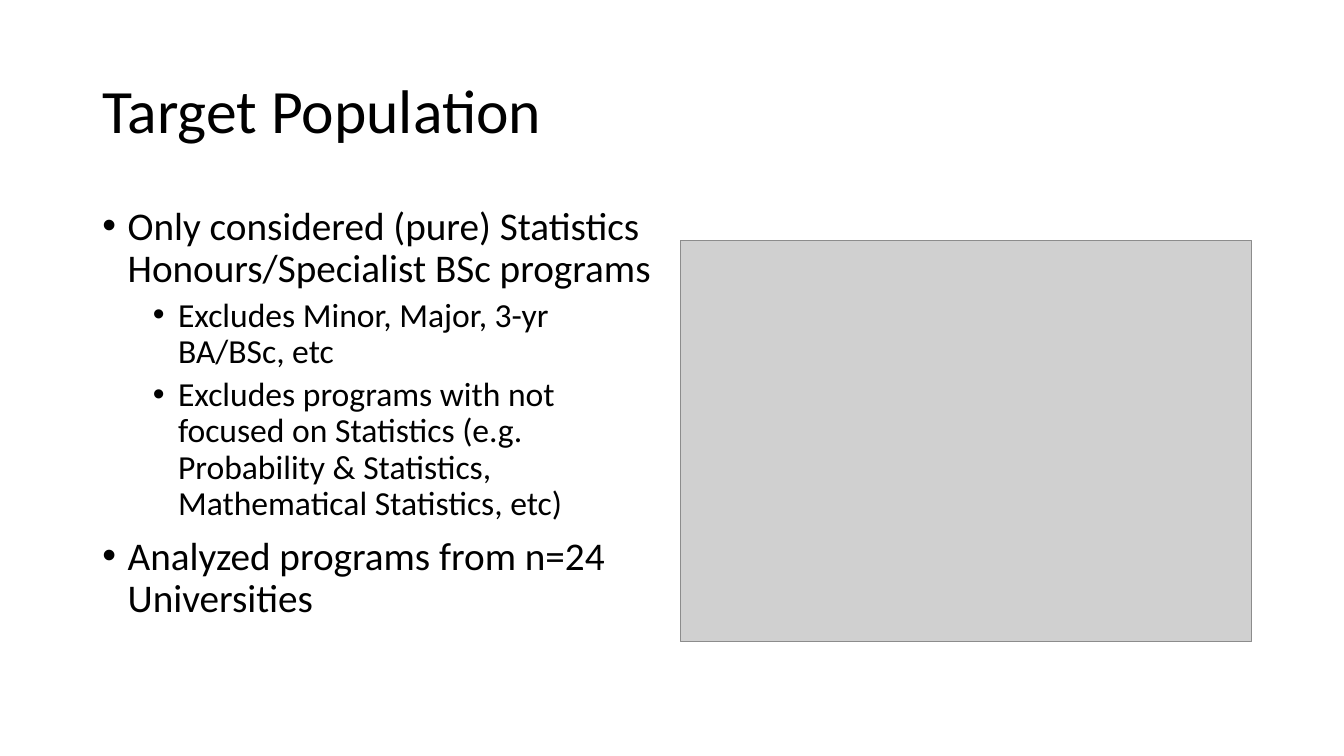
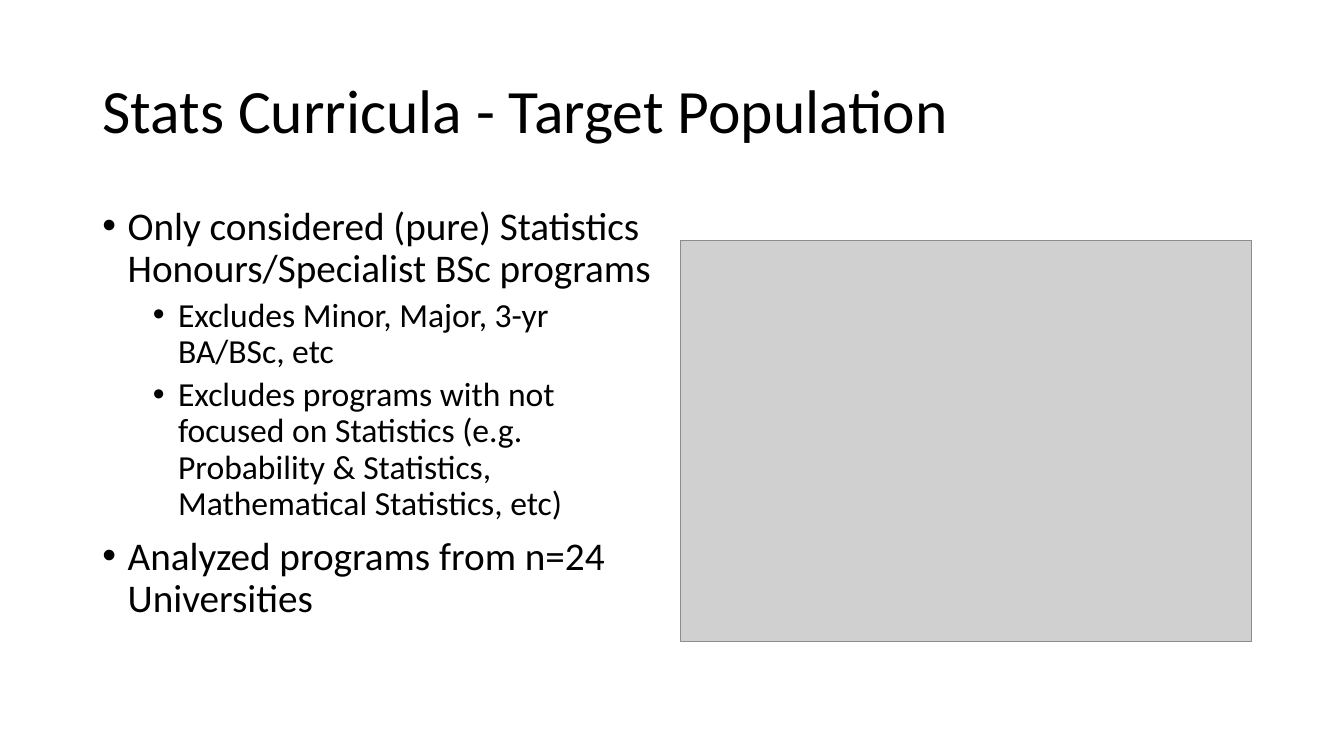
Before and after one commit to damouras/SoSC, a slide deck: slide 6 of Status fo Statistics Curricula.pptx (slide 5 before the commit). Drawn at 1344x756 pixels with LibreOffice and Linux fonts; fonts in the diff are those of the drawing; grey boxes stand for pictures. Boxes give left, top, right and bottom in pixels: in the first picture for what was removed or moved away, otherwise in the second. Text is boxed around its words. In the diff, an @@ line names an element or a change of style, - is before the commit and + after.

```diff
--- a/Status fo Statistics Curricula.pptx
+++ b/Status fo Statistics Curricula.pptx
@@ title at [102,90,948,144]: text changed @@
-Target Population
+Stats Curricula - Target Population
```
Also in this commit, not shown: 6 other slides changed, 3 slides added, 2 slides removed, 7 other files.
